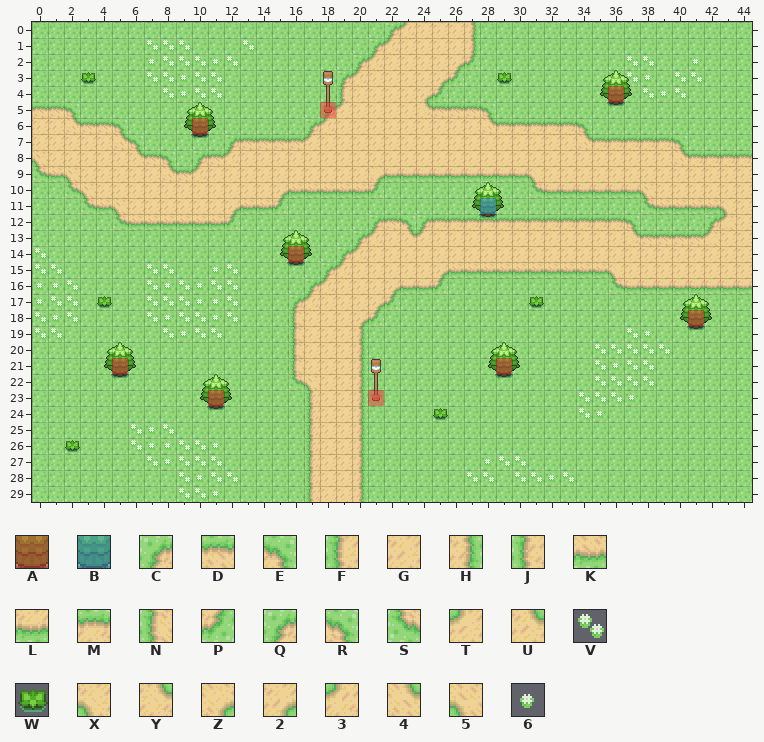
Two states of a Tiled map, data/maps/map1.tmx. The first picture shows the starting point.
Cells are 32x32 px. Shown: x 0..44, y 0..29.
Key: from "Attributes": A 0, B 1; from "Tileset": C 2, D 3, E 4, F 10, G 11, H 12, J 12 turned 180, K 12 turned 90, L 19, M 19 turned 180, N 19 turned 90, P 20, Q 20 turned 180, R 20 turned 270, S 20 turned 90, T 24, U 25, V 26, W 27, X 32, Y 32 turned 180, Z 32 turned 270, 2 33, 3 33 turned 180, 4 33 turned 270, 5 33 turned 90, 6 34.
_ is an empty cell.
Layers that did not change in this view are not listed.
Layer "Ground2" before, first column x 12:
 0 __________Q3GGGH______
 1 _________Q3GGGGH______
 2 ________Q3GGGG2P______
 3 _______Q3GGGG2P_______
 4 _______FGGGG2P________
 5 ______QTGGGGYDDDR_____
 6 _____C3GGGGGGGGG4MMMMM
 7 QDDDDTGGGGGGGGGGGGGGGG
 8 3GGGGGGGGGGGGGGGGGGGGG
 9 GGGGGGGGGZLLLLLLLLLXGG
10 GGG2KKKKKP_________SLL
11 2KKP__________________
12 P________CDECMMMMMMMMM
13 ________Q3GUTGGGGGGGGG
14 _______Q3GGGGGGGGGGGGG
15 ______Q3GGGGG2KKKKKKKK
16 _____Q3GGG2LLP________
17 ____Q3GGG2P___________
18 ____NGGG2P____________
19 ____NGGGH_____________
20 ____NGGGH_____________
21 ____NGGGH_____________
22 ____S5GGH_____________
23 _____JGGH_____________
24 _____JGGH_____________
25 _____JGGH_____________
26 _____JGGH_____________
27 _____JGGH_____________
28 _____JGGH_____________
29 _____JGGH_____________
Layer "Objects1" before, first column x 22:
24 ___W________
25 ____________
26 ____________
27 ______6VV___
28 _____VV_VV6V
29 ____________
And afterwards:
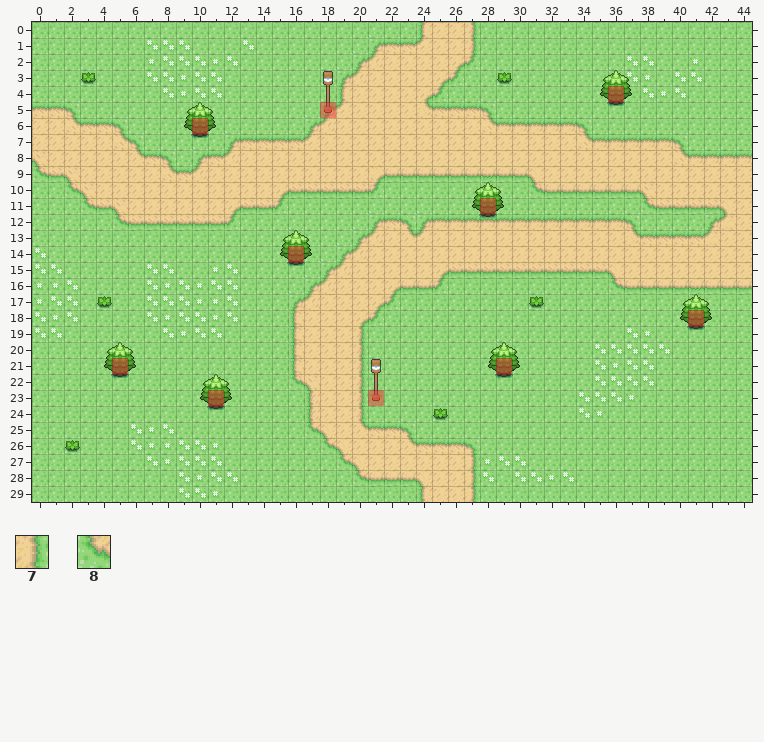
Further tiles: from "Tileset": 7 10 turned 180, 8 18.
See-through tiles are keyed as they look on the map.
Commit message: Finished map warping, in progress spawning
The exact change:
{"where": "layer \"Ground2\""}
{"y":0,"x":22,"old":"Q3G","new":"__F"}
{"y":1,"x":22,"old":"3GG","new":"DDT"}
{"y":25,"x":17,"old":"JG","new":"8X"}
{"y":25,"x":20,"old":"H___","new":"UDDE"}
{"y":26,"x":17,"old":"JGGH_______","new":"_8XGGGUDDDE"}
{"y":27,"x":17,"old":"JGGH_______","new":"__8XGGGGGG7"}
{"y":28,"x":17,"old":"JGGH_______","new":"___8LLLXGG7"}
{"y":29,"x":17,"old":"JGGH","new":"____"}
{"y":29,"x":24,"old":"____","new":"FGG7"}
{"where": "layer \"Objects1\""}
{"y":28,"x":27,"old":"V","new":"_"}
{"where": "layer \"Attributes\""}
{"y":11,"x":28,"old":"B","new":"A"}
